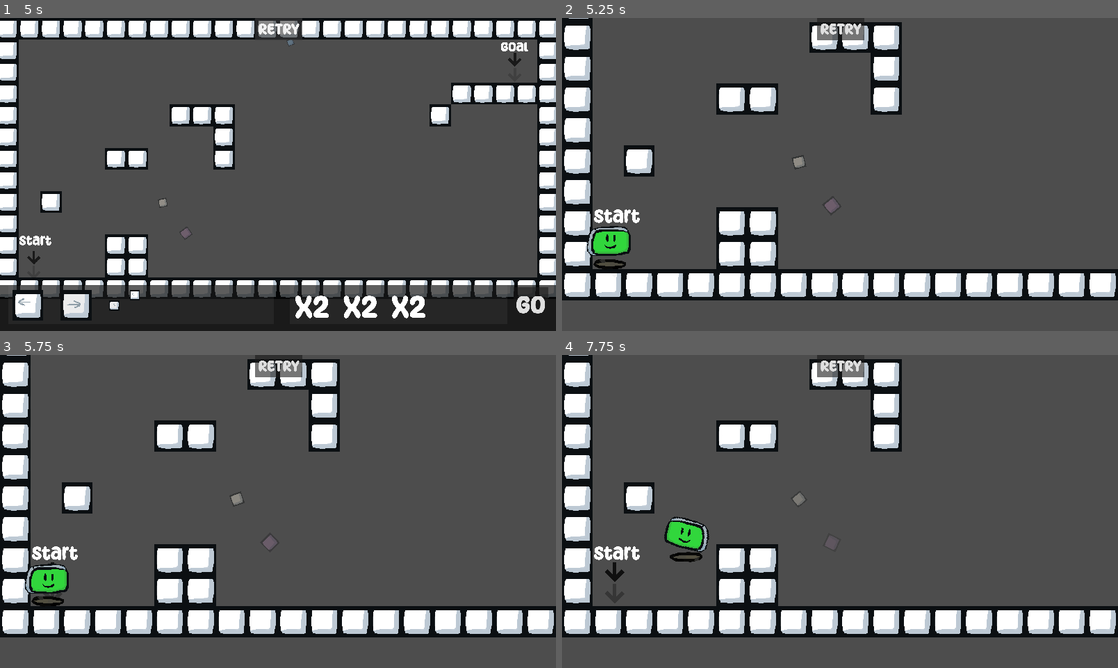
Above: before the commit, frames 1-4 (two rows, left to right).
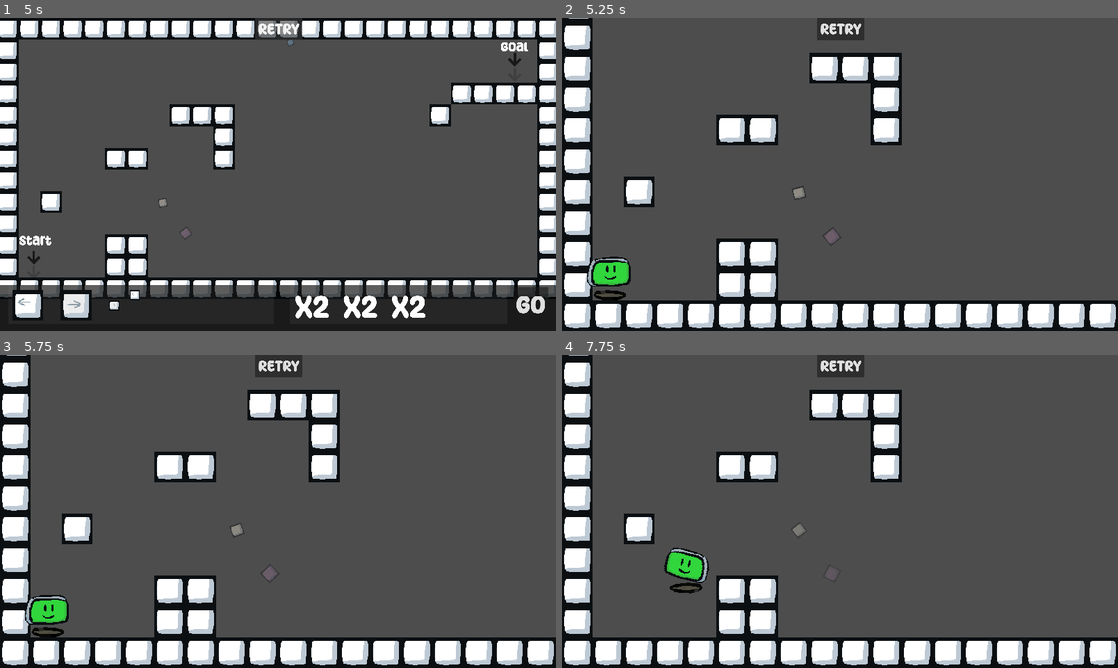
Above: after the commit, the same moments.

Repository: matt-neave/shapeEscape
Game: Godot game, scene res://scenes/menu.tscn
The game is run twice, just before and just after one commit, with the same random seed, the same clock (stepped at 60 frames per second) and the same inputs.
Inputs (mouse positions are in pixels of both pictures, inside the frame that each line leads up to):
- Up to frame 1 (5 s): click "Start Game" at 0.5 s; click "Level 1" at 1.25 s; click (27, 305) at 2.02 s; click "RETRY" at 2.75 s; click "RETRY" at 3.5 s; click "RETRY" at 4.25 s
- Up to frame 2 (5.25 s): click "Go" at 5 s
- Up to frame 3 (5.75 s): no input
- Up to frame 4 (7.75 s): tap Enter (ui_accept) at 5.75, 6.02, 6.77 s; move the mouse to (962, 495) at 5.77 s; hold D (move_right) 5.78-7.28 s; click (962, 495) at 5.85 s; move the mouse to (728, 527) at 6.52 s; right-click (728, 527) at 6.6 s; move the mouse to (895, 442) at 7.27 s; hold A (move_left) from 7.28 s (still down); click (895, 442) at 7.35 s

Frame 1 is identical in both runs. In frame 2, 27% of the frame differs, in the area x 0-100%, y 1-100%; in frame 3, 27%; in frame 4, 27%.

Commit message:
Bugfix: camera was falling off page

Diff:
--- a/project.godot
+++ b/project.godot
@@ -49,6 +49,11 @@
 , Object(InputEventKey,"resource_local_to_scene":false,"resource_name":"","device":-1,"window_id":0,"alt_pressed":false,"shift_pressed":false,"ctrl_pressed":false,"meta_pressed":false,"pressed":false,"keycode":0,"physical_keycode":4194321,"key_label":0,"unicode":0,"echo":false,"script":null)
 ]
 }
+pause={
+"deadzone": 0.5,
+"events": [Object(InputEventKey,"resource_local_to_scene":false,"resource_name":"","device":-1,"window_id":0,"alt_pressed":false,"shift_pressed":false,"ctrl_pressed":false,"meta_pressed":false,"pressed":false,"keycode":0,"physical_keycode":4194305,"key_label":0,"unicode":0,"echo":false,"script":null)
+]
+}
 
 [layer_names]
 
--- a/scenes/sample_world.tscn
+++ b/scenes/sample_world.tscn
@@ -11,6 +11,7 @@
 [ext_resource type="FontFile" uid="uid://bfjao6y3cc3i" path="res://assets/fonts/MotleyForcesRegular-w1rZ3.ttf" id="7_k4dme"]
 [ext_resource type="PackedScene" uid="uid://rvp1j1c6hjh" path="res://particles/arrow_indicator.tscn" id="7_oeccr"]
 [ext_resource type="LabelSettings" uid="uid://w4vi2ub2x5dk" path="res://fonts/available_multiplier.tres" id="10_u4fb3"]
+[ext_resource type="Script" path="res://scripts/pause_menu.gd" id="12_gphfe"]
 
 [sub_resource type="StyleBoxFlat" id="StyleBoxFlat_rk7v1"]
 bg_color = Color(0, 0, 0, 0.658824)
@@ -130,4 +131,47 @@
 theme_override_font_sizes/font_size = 128
 text = "RETRY"
 
+[node name="PauseMenu" type="CanvasLayer" parent="."]
+process_mode = 3
+visible = false
+script = ExtResource("12_gphfe")
+
+[node name="ColorRect" type="ColorRect" parent="PauseMenu"]
+anchors_preset = 15
+anchor_right = 1.0
+anchor_bottom = 1.0
+grow_horizontal = 2
+grow_vertical = 2
+color = Color(0.151276, 0.151276, 0.151276, 0.662745)
+
+[node name="CenterContainer" type="CenterContainer" parent="PauseMenu"]
+custom_minimum_size = Vector2(150, 400)
+anchors_preset = 8
+anchor_left = 0.5
+anchor_top = 0.5
+anchor_right = 0.5
+anchor_bottom = 0.5
+offset_left = -138.0
+offset_top = -136.0
+offset_right = 323.0
+offset_bottom = 264.0
+grow_horizontal = 2
+grow_vertical = 2
+scale = Vector2(0.6, 0.6)
+
+[node name="VBoxContainer" type="VBoxContainer" parent="PauseMenu/CenterContainer"]
+layout_mode = 2
+
+[node name="Resume" type="Button" parent="PauseMenu/CenterContainer/VBoxContainer"]
+layout_mode = 2
+theme_override_fonts/font = ExtResource("7_k4dme")
+theme_override_font_sizes/font_size = 128
+text = "Resume"
+
+[node name="Exit" type="Button" parent="PauseMenu/CenterContainer/VBoxContainer"]
+layout_mode = 2
+theme_override_fonts/font = ExtResource("7_k4dme")
+theme_override_font_sizes/font_size = 128
+text = "ExIT"
+
 [connection signal="body_entered" from="Goal" to="Goal" method="_on_LevelCompleteTrigger_body_entered"]
--- a/scripts/level_manager.gd
+++ b/scripts/level_manager.gd
@@ -9,6 +9,7 @@
 @onready var reset_button = $CanvasLayer/Retry
 @onready var phase_1_camera: Camera2D = $Phase1Camera
 @onready var ui = $UI
+@onready var indicators = $Indicators
 
 const PLAYER = preload("res://scenes/player.tscn")
 
@@ -24,13 +25,13 @@
 func _process(delta):
 	pass
 
-
 func _toggle_game_state():
 	SoundManager.play_sound(SoundManager.SOUNDS.BUTTON_CLICK)
 	_start_game()
 
 func _start_game():
 	game_state = GameState.PLAY
+	indicators.hide()
 	ui.hide()
 	var player = PLAYER.instantiate()
 	add_child(player)
@@ -38,6 +39,7 @@
 
 func _reset_game():
 	game_state = GameState.BUILD
+	indicators.show()
 	ui.show()
 	SoundManager.play_sound(SoundManager.SOUNDS.BUTTON_CLICK)
 
--- /dev/null
+++ b/scripts/pause_menu.gd
@@ -0,0 +1,22 @@
+extends CanvasLayer
+
+@onready var resume = $CenterContainer/VBoxContainer/Resume
+@onready var exit = $CenterContainer/VBoxContainer/Exit
+
+# Called when the node enters the scene tree for the first time.
+func _ready():
+	add_to_group("pause")
+	resume.pressed.connect(pause)
+	exit.pressed.connect(_exit)
+
+func pause():
+	get_tree().paused = !get_tree().paused
+	visible = !visible
+
+func _exit():
+	get_tree().paused = false
+	get_tree().change_scene_to_file("res://scenes/level_select.tscn")
+
+func _process(_delta):
+	if Input.is_action_just_pressed("pause"):
+		pause()
--- a/scripts/player.gd
+++ b/scripts/player.gd
@@ -47,11 +47,12 @@
 	# Scale by the tile size.
 	rect.size *= tilemap.tile_set.tile_size
 	rect.position *= tilemap.tile_set.tile_size
-	print(rect)
 	camera_2d.limit_left = rect.position.x
 	camera_2d.limit_right = rect.position.x + rect.size.x
 	camera_2d.limit_top = rect.position.y
 	camera_2d.limit_bottom = rect.position.y + rect.size.y
+	print(rect)
+	print(camera_2d.limit_bottom)
 
 func _sprite_direction():
 	if velocity.x < 0:
--- a/scripts/tile_draw_controller.gd
+++ b/scripts/tile_draw_controller.gd
@@ -139,19 +139,11 @@
 	prev_pos = cell_pos
 
 func _clear_placement_cells():
-	if prev_pos:
-		for block_pos in shape.blocks.keys():
-			var global_pos = prev_pos + block_pos
-			_reset_cell(global_pos)
+	clear_layer(2)
 
 func _reset_cell(pos, layer=2):
 	set_cell(layer, pos, 0, Vector2i(3,3))
 
 func _reset():
-	for active_shape in active_shapes:
-		# Remove all the tiles in the shape from the tilemap
-		for block_pos in active_shape.blocks.keys():
-			var global_pos = active_shape.global_position + block_pos
-			_reset_cell(global_pos, 1)
-
+	clear_layer(1)
 	active_shapes = []
Not shown: 1 places in scenes/sample_world.tscn that only renumber resources
